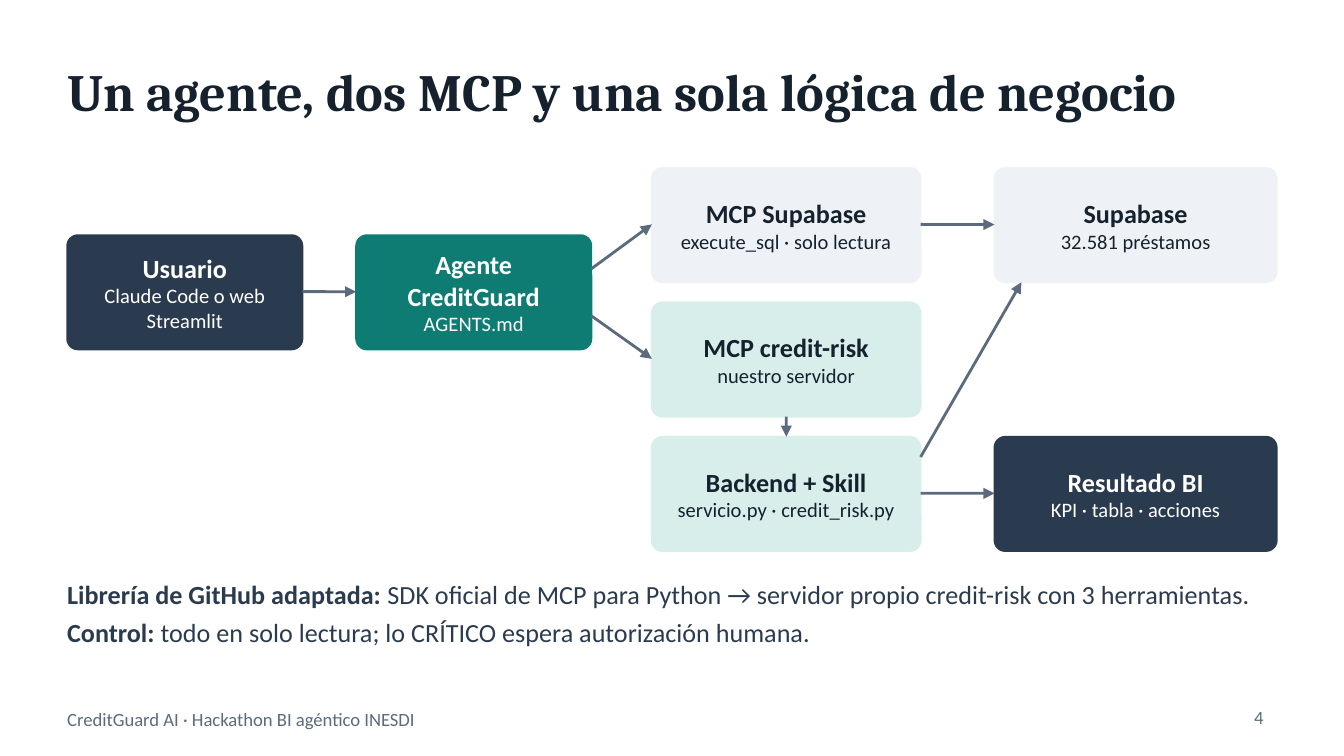
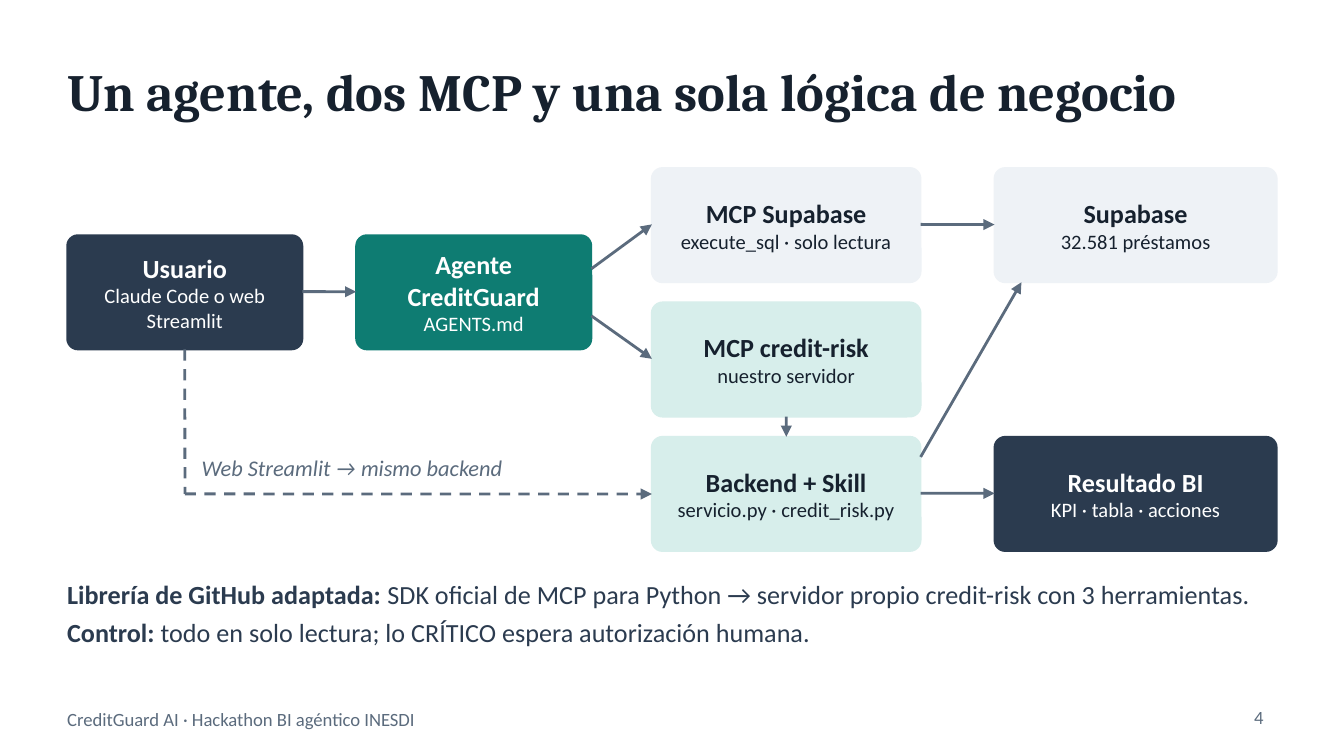
Before and after one commit to NViuche/credit-risk-agent, a slide deck: slide 4 of presentacion/CreditGuard_AI.pptx. Drawn at 1344x756 pixels with LibreOffice and Linux fonts; fonts in the diff are those of the drawing. Boxes give left, top, right and bottom in pixels: in the first picture for what was removed or moved away, otherwise in the second. Text is boxed around its words. In the diff, an @@ line names an element or a change of style, - is before the commit and + after.

```diff
--- a/presentacion/CreditGuard_AI.pptx
+++ b/presentacion/CreditGuard_AI.pptx
@@ line added from (185, 349) to (185, 493), #5B6B7D 1.5 pt dashed @@
@@ text added at (202, 460, 502, 476), 12 pt, text #5B6B7D, italic @@
+Web Streamlit → mismo backend
@@ arrow added from (185, 493) to (652, 495), #5B6B7D 1.5 pt dashed @@
```
Also in this commit, not shown: 2 other files.
